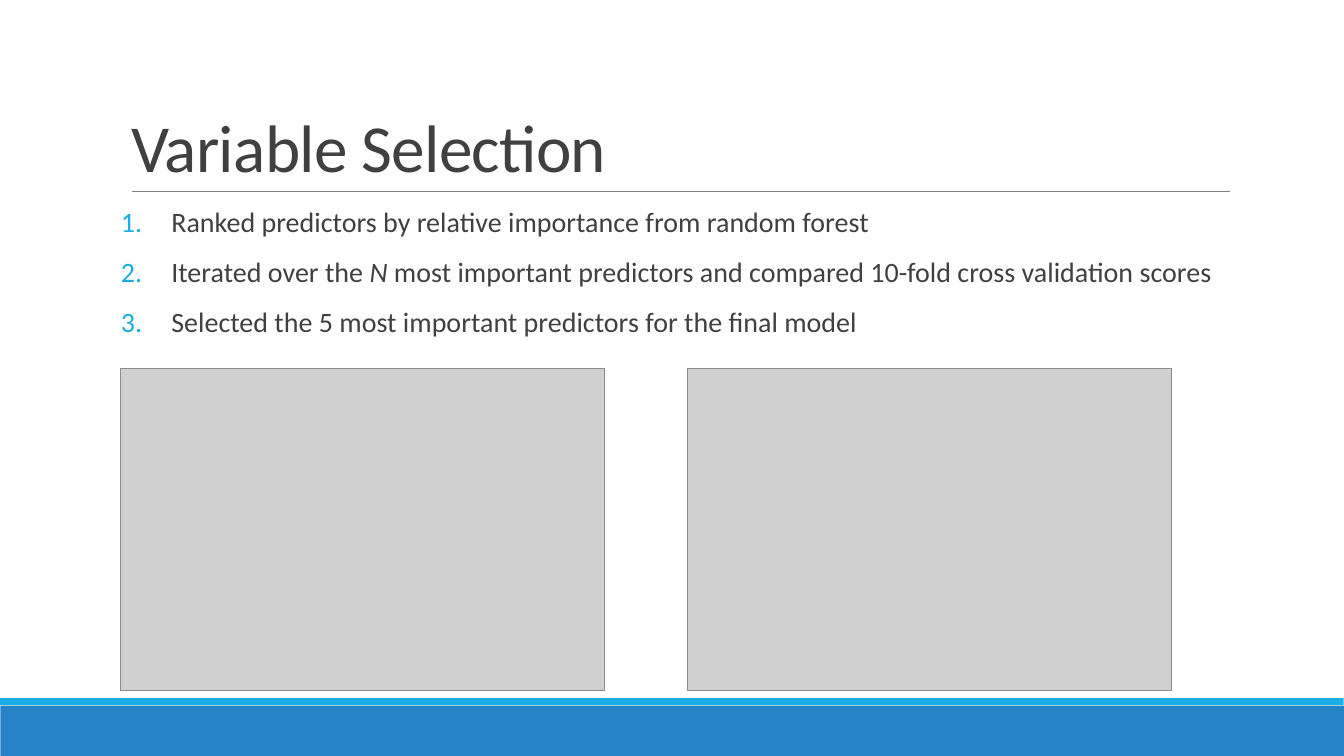
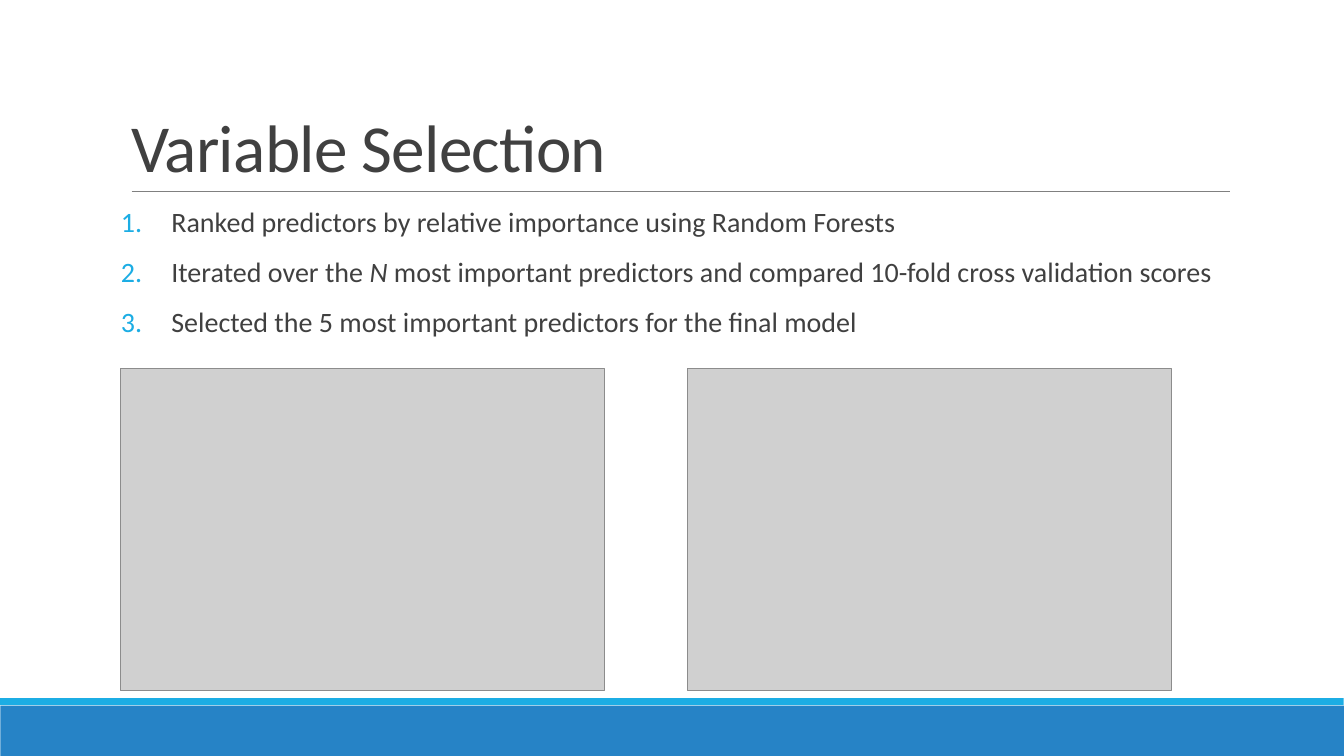
Before and after one commit to micahlanier/bayesket-ball, a slide deck: slide 4 of screen_cast/Screen_cast.pptx. Drawn at 1344x756 pixels with LibreOffice and Linux fonts; fonts in the diff are those of the drawing; grey boxes stand for pictures. Boxes give left, top, right and bottom in pixels: in the first picture for what was removed or moved away, otherwise in the second. Text is boxed around its words. In the diff, an @@ line names an element or a change of style, - is before the commit and + after.

```diff
--- a/screen_cast/Screen_cast.pptx
+++ b/screen_cast/Screen_cast.pptx
@@ text at <box>171,212,895,237</box>: text changed @@
-1. Ranked predictors by relative importance from random forest
+1. Ranked predictors by relative importance using Random Forests
```
Also in this commit, not shown: 5 slides added, 3 slides removed.
